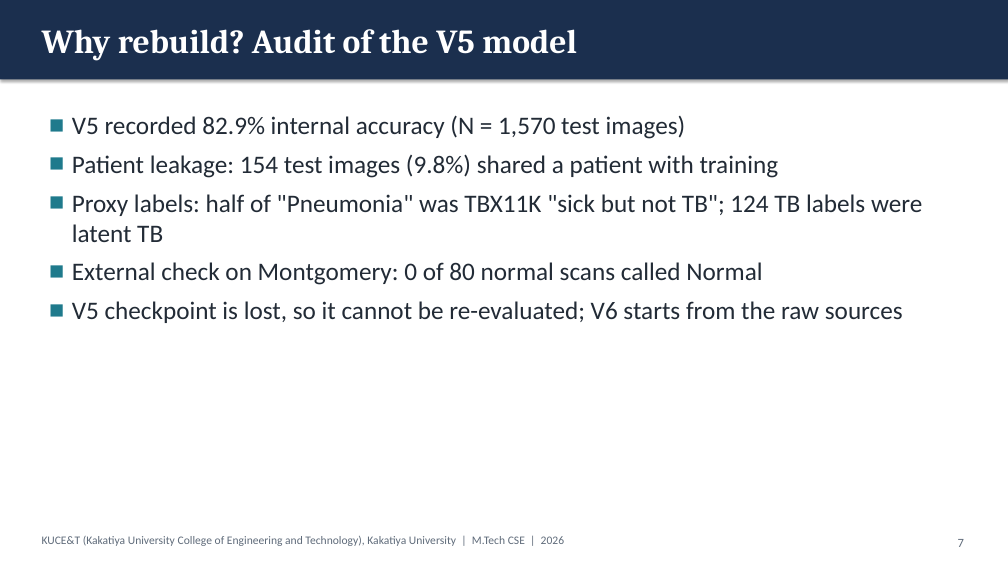
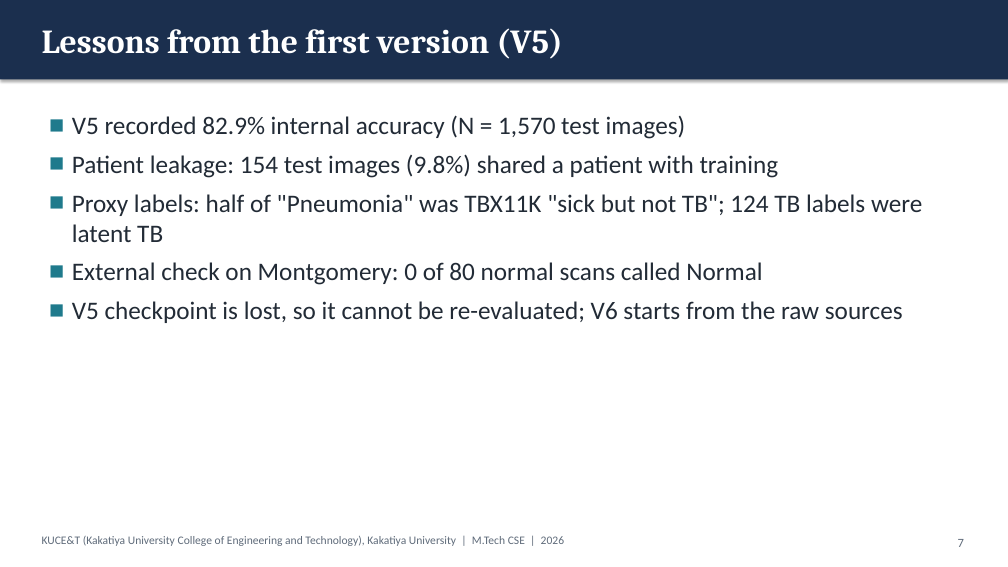
Before and after one commit to KSathwik/Lung_Disease_Detector, a slide deck: slide 7 of docs/presentation/LungAI_MTech_Presentation.pptx. Drawn at 1008x567 pixels with LibreOffice and Linux fonts; fonts in the diff are those of the drawing. Boxes give left, top, right and bottom in pixels: in the first picture for what was removed or moved away, otherwise in the second. Text is boxed around its words. In the diff, an @@ line names an element or a change of style, - is before the commit and + after.

```diff
--- a/docs/presentation/LungAI_MTech_Presentation.pptx
+++ b/docs/presentation/LungAI_MTech_Presentation.pptx
@@ text at <box>42,28,563,59</box>: text changed @@
-Why rebuild? Audit of the V5 model
+Lessons from the first version (V5)
```
Also in this commit, not shown: 12 other slides changed, 20 other files.
